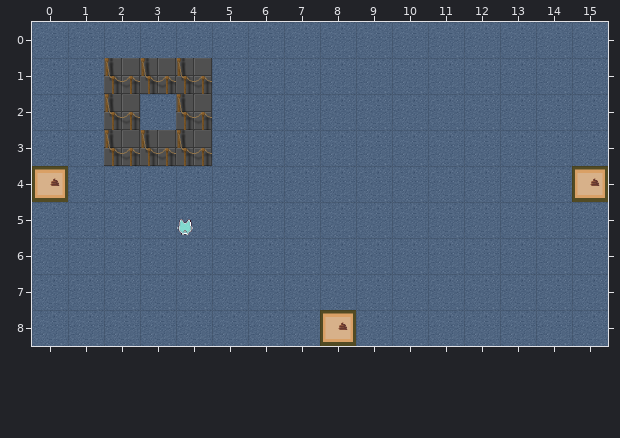
Level history. Tiled map (JSON): assets/tiled/d1_mid.json. The picture above was drawn from the file before the commit.
Cells are 64x64 px. Shown: x 0..15, y 0..8.
Once edited:
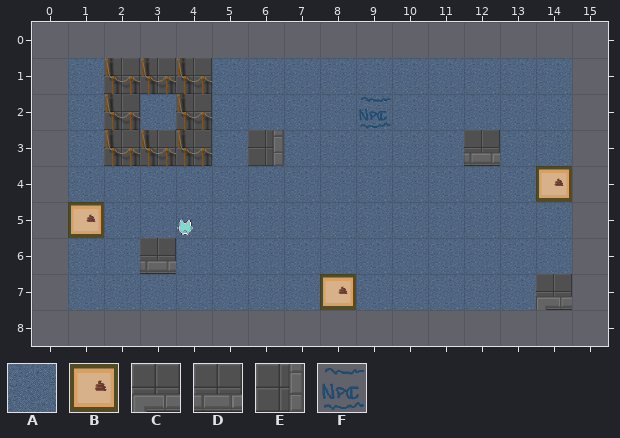
Key: from "room_tileset": A 25, B 30, C 51, D 52, E 53, F 226.
_ is an empty cell.
Objects are placed by their top-left corner, in cells (3,4 is the top-left corner of cell 3,4); size is 1x1 cell unless given.
Difference:
Layer "background":
The author changed tile A to tile C in row 7 at x 14.
The author changed tile A to tile D in row 3 at x 12; in row 6 at x 3.
The author changed tile A to tile E in row 3 at x 6.
The edit erases tile A in row 0 at x 0 to 15; in rows 1 to 7 at x 0 and 15; in row 8 at x 0 to 15.
Layer "npcs":
A new object: F "mice_incomplete" at 9,2.
Layer "portals":
Object B "d1_5" at 15,4 becomes B "d1_5" at 14,4.
Object B "d1_3" at 0,4 becomes B "d1_3" at 1,5.
Object B "d1_2" at 8,8 becomes B "d1_2" at 8,7.
Pixel boxes of the changes (left, top, right, bottom) in both pictures:
changed: (32, 22, 608, 346)
